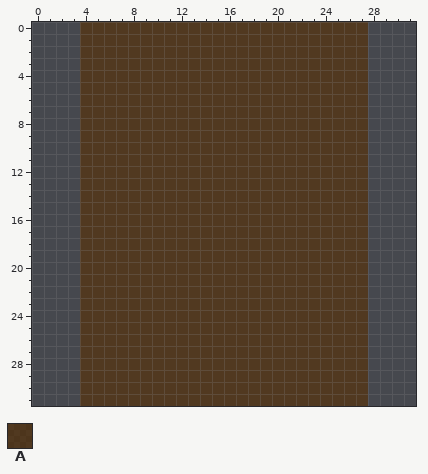
A pixel-art sprite gets an edit: resources/textures/door.png. The first picture shows the starting point.
The file is 32x32 pixels.
Palette (. is transparent): A #563109ab
Pixels before, first column x 4:
 0 AAAAAAAAAAAAAAAAAAAAAAAA
 1 AAAAAAAAAAAAAAAAAAAAAAAA
 2 AAAAAAAAAAAAAAAAAAAAAAAA
 3 AAAAAAAAAAAAAAAAAAAAAAAA
 4 AAAAAAAAAAAAAAAAAAAAAAAA
 5 AAAAAAAAAAAAAAAAAAAAAAAA
 6 AAAAAAAAAAAAAAAAAAAAAAAA
 7 AAAAAAAAAAAAAAAAAAAAAAAA
 8 AAAAAAAAAAAAAAAAAAAAAAAA
 9 AAAAAAAAAAAAAAAAAAAAAAAA
10 AAAAAAAAAAAAAAAAAAAAAAAA
11 AAAAAAAAAAAAAAAAAAAAAAAA
12 AAAAAAAAAAAAAAAAAAAAAAAA
13 AAAAAAAAAAAAAAAAAAAAAAAA
14 AAAAAAAAAAAAAAAAAAAAAAAA
15 AAAAAAAAAAAAAAAAAAAAAAAA
16 AAAAAAAAAAAAAAAAAAAAAAAA
17 AAAAAAAAAAAAAAAAAAAAAAAA
18 AAAAAAAAAAAAAAAAAAAAAAAA
19 AAAAAAAAAAAAAAAAAAAAAAAA
20 AAAAAAAAAAAAAAAAAAAAAAAA
21 AAAAAAAAAAAAAAAAAAAAAAAA
22 AAAAAAAAAAAAAAAAAAAAAAAA
23 AAAAAAAAAAAAAAAAAAAAAAAA
24 AAAAAAAAAAAAAAAAAAAAAAAA
25 AAAAAAAAAAAAAAAAAAAAAAAA
26 AAAAAAAAAAAAAAAAAAAAAAAA
27 AAAAAAAAAAAAAAAAAAAAAAAA
28 AAAAAAAAAAAAAAAAAAAAAAAA
29 AAAAAAAAAAAAAAAAAAAAAAAA
30 AAAAAAAAAAAAAAAAAAAAAAAA
31 AAAAAAAAAAAAAAAAAAAAAAAA
After:
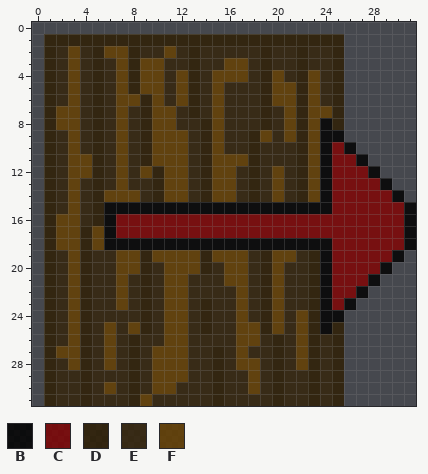
Colours new in this view: B #000000cd  C #830202cd  D #2e1e02cd  E #352409cd  F #684100cd
Change:
Changed rows in their new state; - is an unchanged pixel.
first column x 1:
 0 ---........................----
 1 DDDDDDDDDDDDDDDDDDDDDDDDD..----
 2 DEFEDFFDEEFEDEEEEEDEEDEED..----
 3 DEFEDEFDFFEEDEEFFEDEEDEED..----
 4 DEFEDEFDFFEFDEFFFEDFEDFED..----
 5 DEFEDEFDFFEFDEFEEEDFFDFED..----
 6 DEFEDEFFDFEFDEFEEEDFFDFED..----
 7 DFFEDEFEDFFEDEFEEEDEFDFFD..----
 8 DFFEDEFEDFFEEDFEEEDEFDFBD..----
 9 DEFEDEFEDFFFEDFEEDFEFDFBB..----
10 DEFEDEFEDFFFEDFEEDEEEDFBCB.----
11 DEFFDEFEDFFFEDFFFDEEEDFBCCB----
12 DEFFDEFEFDFFEDFFEDEFEDFBCCCB---
13 DEFEDEFEEDFFEDFFEDEFEDFBCCCCB--
14 DEFEDFFFEDFFEDFFEDEFEDFBCCCCCB-
15 DEFEDBBBBBBBBBBBBBBBBBBBCCCCCCB
16 DFFEDBCCCCCCCCCCCCCCCCCCCCCCCCB
17 DFFDFBCCCCCCCCCCCCCCCCCCCCCCCCB
18 DFFDFBBBBBBBBBBBBBBBBBBBCCCCCCB
19 DEFDEEFFDFFFFDFFFEDFFEDBCCCCCB-
20 DEFDEEFFDEFFFDEFFEDFEEDBCCCCB--
21 DEFDEEFEDEFFEEEFFEDFEEDBCCCB---
22 DEFDEEFEDEFFEEEEFEDFEEDBCCB----
23 DEFDEEFEDEFFEDEEFEDFEEDBCB.----
24 DEFDEEEEDEFFEDEEFEDFEFDBB..----
25 DEFDEFEFDEFFEDEEFFDFEFDBD..----
26 DEFDEFEDEEFFEEEEFFEDEFDED..----
27 DFFDEFEDEFFFEEDEFEEDEFDED..----
28 DEFDEFEDEFFFEEDEFFEDEFDED..----
29 DEEDEEEDEFFFEEDEEFEDEEDED..----
30 DEEDEFEDEFFEEEDEEFEDEEDED..----
31 DEEDEEEDFEEEEEDEEEEDEEDED..----
Boxes around the changes in both pictures, in picture pixels (x1, y1, x2, y2):
changed: (44, 22, 416, 406)
